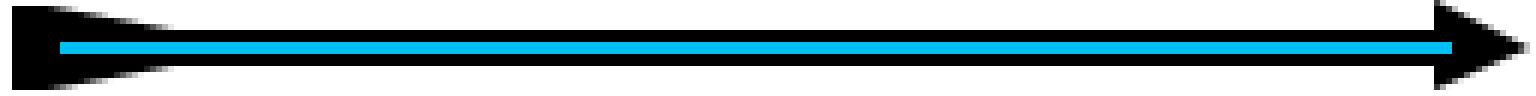
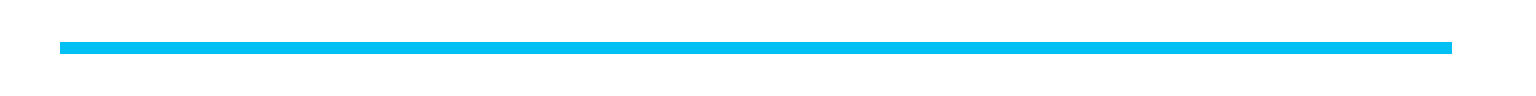
Revision of a layered (1536, 96) image; what changed, layer by layer:
painted on "Shape 1" over [1434, 0, 1530, 90]
painted on "Rectangle 1" over [12, 24, 1488, 72]
painted on "Shape 2" over [12, 6, 174, 90]
